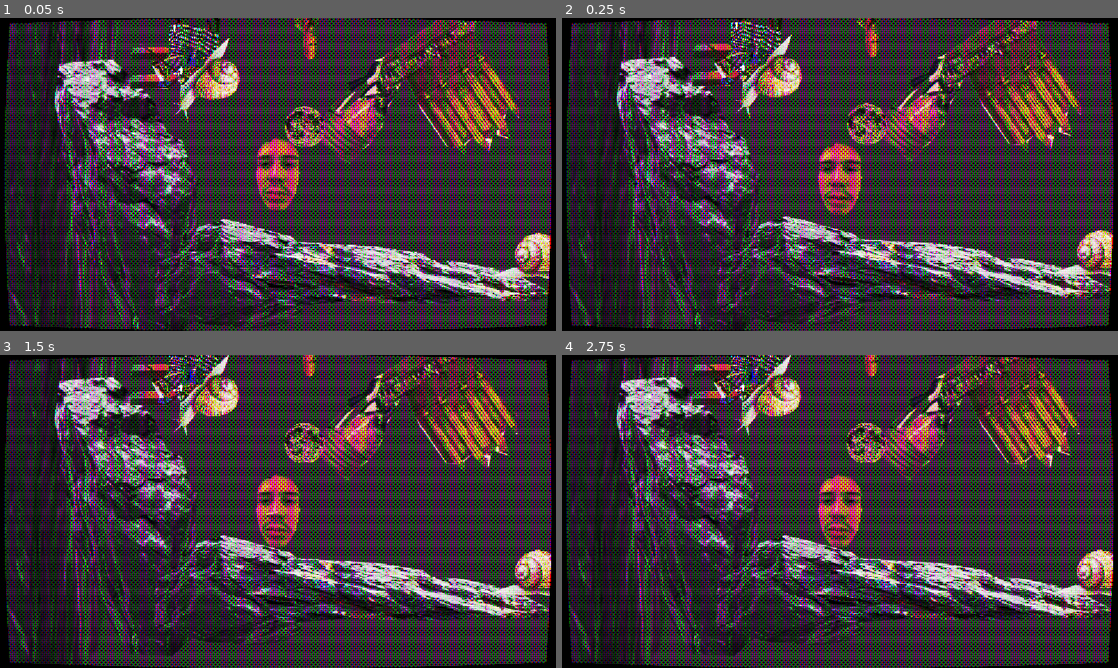
Above: before the commit, frames 1-4 (two rows, left to right).
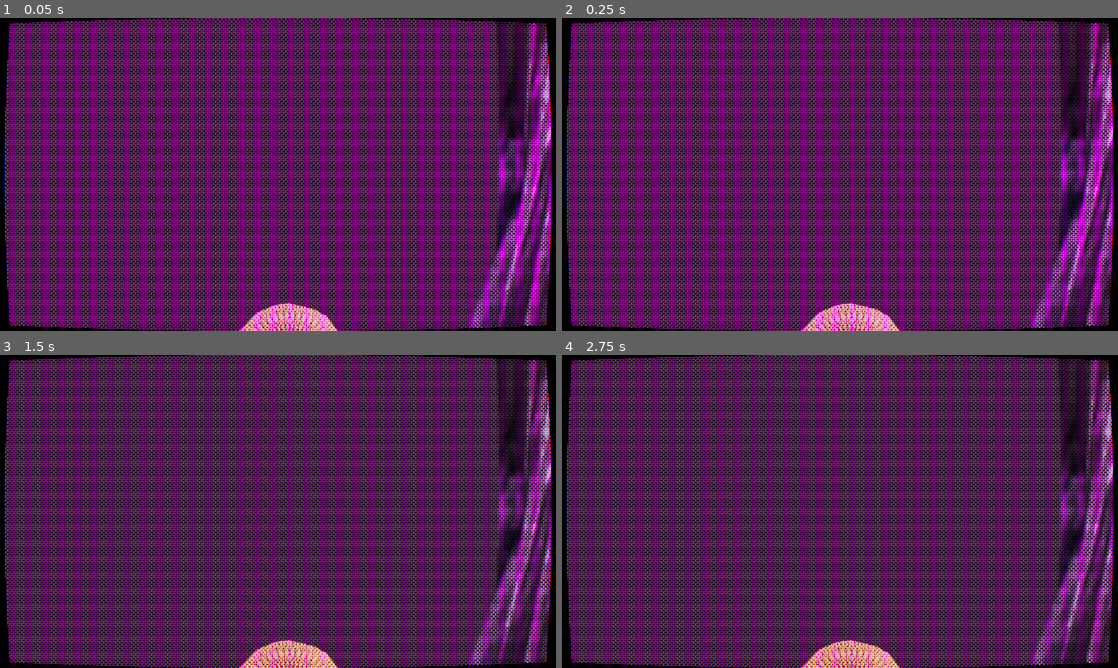
Above: after the commit, the same moments.

Repository: Integer-studio/hcgamejam-26
Game: Godot game, scene res://assets/Shaders/crt-shader.tscn
Two runs of this game, one before a commit and one after it. Both use one fixed random seed, a clock stepped at 60 frames per second and the inputs below.
Inputs (mouse positions are in pixels of both pictures, inside the frame that each line leads up to):
- Up to frame 1 (0.05 s): no input
- Up to frame 2 (0.25 s): no input
- Up to frame 3 (1.5 s): move the mouse to (400, 495) at 0.52 s; click (400, 495) at 0.67 s; move the mouse to (166, 527) at 1.27 s; click (166, 527) at 1.42 s
- Up to frame 4 (2.75 s): tap Enter at 2 s; move the mouse to (895, 442) at 2.02 s; click (895, 442) at 2.17 s

The runs differ from the first frame. In frame 1, 48% of the frame differs, in the area x 0-100%, y 0-100%; in frame 2, 48%; in frame 3, 48%; in frame 4, 48%.

Commit message:
Updajt levl

Diff:
--- a/main.tscn
+++ b/main.tscn
@@ -9,7 +9,6 @@
 [ext_resource type="PackedScene" uid="uid://dro65cy4gyoro" path="res://assets/fg/scenes/pila.tscn" id="7_4c57u"]
 [ext_resource type="PackedScene" uid="uid://cc5y7d7o748mw" path="res://assets/fg/scenes/lizard.tscn" id="8_efxa6"]
 [ext_resource type="PackedScene" uid="uid://dluun7fpyvjsf" path="res://assets/fg/scenes/diamond.tscn" id="9_dg77c"]
-[ext_resource type="PackedScene" uid="uid://bnlwhe5vulcin" path="res://assets/fg/scenes/koste.tscn" id="10_ycdy4"]
 [ext_resource type="PackedScene" uid="uid://tvh47s1la3s8" path="res://assets/fg/scenes/magnet.tscn" id="11_w48qg"]
 [ext_resource type="PackedScene" uid="uid://cl627e1mygysk" path="res://assets/fg/scenes/rockmale.tscn" id="12_1u8w0"]
 [ext_resource type="PackedScene" uid="uid://8ai4g8x1x7md" path="res://assets/fg/scenes/ryba2.tscn" id="12_vivmo"]
@@ -34,6 +33,11 @@
 
 [node name="Main" type="Node2D" unique_id=2063578211]
 
+[node name="Rock6" parent="." unique_id=2090582565 instance=ExtResource("2_h2yge")]
+position = Vector2(3866.0002, -1773)
+rotation = 0.06408739
+scale = Vector2(4.6412816, 15.181104)
+
 [node name="Rock2" parent="." unique_id=1000638153 instance=ExtResource("2_h2yge")]
 position = Vector2(-518.00006, -2013)
 rotation = -0.12730369
@@ -49,6 +53,11 @@
 rotation = 0.15762077
 scale = Vector2(1.9797872, 1.0473214)
 
+[node name="Mlyn" parent="." unique_id=363837391 instance=ExtResource("21_getpj")]
+position = Vector2(3082, -993)
+rotation = -2.5155654
+scale = Vector2(2.423958, 2.7183964)
+
 [node name="Rock3" parent="." unique_id=1050046009 instance=ExtResource("2_7mycd")]
 position = Vector2(1290, 736)
 scale = Vector2(2.7898853, 0.9675196)
@@ -83,85 +92,82 @@
 position = Vector2(3195, -1116)
 scale = Vector2(1.4790518, 3.8011065)
 
-[node name="Koste" parent="." unique_id=991405124 instance=ExtResource("10_ycdy4")]
-position = Vector2(2669, -1250)
-scale = Vector2(1.781814, 2.1914814)
-
 [node name="Magnet" parent="." unique_id=692395544 instance=ExtResource("11_w48qg")]
-position = Vector2(276, -116)
+position = Vector2(1772, -2683)
 scale = Vector2(1.2800006, 1.2800006)
 
 [node name="Rockmale" parent="." unique_id=1165605115 instance=ExtResource("12_1u8w0")]
-position = Vector2(922, -313)
+position = Vector2(1578, -1518)
 rotation = -3.0934112
 scale = Vector2(0.31964028, 0.579523)
 
+[node name="Camera2D" type="Camera2D" parent="." unique_id=2019903937]
+position = Vector2(2826, -2541.9998)
+rotation = 2.9568555
+scale = Vector2(0.45396182, 0.6557774)
+
+[node name="Rytir2" parent="." unique_id=1038533074 instance=ExtResource("13_2cqfq")]
+position = Vector2(2661, -1602.0002)
+rotation = -3.3263297
+scale = Vector2(0.45396182, 0.6557774)
+
 [node name="Ryba2" parent="." unique_id=2135649931 instance=ExtResource("12_vivmo")]
-position = Vector2(951, -645)
+position = Vector2(1357, -2067)
 scale = Vector2(0.23011148, -0.47446373)
 
 [node name="Rytir" parent="." unique_id=102005389 instance=ExtResource("13_2cqfq")]
-position = Vector2(373.00003, -153)
+position = Vector2(814, -394)
 rotation = -3.040831
 scale = Vector2(0.67213404, 0.67213404)
 
 [node name="Tux" parent="." unique_id=1949069651 instance=ExtResource("14_82xsv")]
-position = Vector2(2280.0002, -918.0001)
+position = Vector2(1588, -338)
 rotation = 1.5145512
 scale = Vector2(0.5983885, 0.57249165)
 
 [node name="Postavy" parent="." unique_id=261777931 instance=ExtResource("14_yaehf")]
-position = Vector2(1137, 52.00006)
+position = Vector2(1626, -1182)
 rotation = 0.68459827
 scale = Vector2(1.8066761, 1.8066761)
 
 [node name="Snek2" parent="." unique_id=66239610 instance=ExtResource("5_kek77")]
-position = Vector2(505.99997, -40.00003)
+position = Vector2(643, -741.0001)
 rotation = 2.2542465
 
 [node name="Varhany" parent="." unique_id=327617802 instance=ExtResource("15_074og")]
-position = Vector2(1548.0001, -37.99994)
+position = Vector2(974.0001, -1326)
 rotation = 2.549214
 scale = Vector2(2.0092669, 2.0092669)
 
 [node name="Tree" parent="." unique_id=721592249 instance=ExtResource("16_cegan")]
-position = Vector2(1720.0001, -986)
-rotation = 3.1439135
+position = Vector2(2166, -1552.0001)
+rotation = 0.005019903
 
 [node name="Vetrak" parent="." unique_id=334021481 instance=ExtResource("17_82xsv")]
-position = Vector2(2109, -558)
+position = Vector2(2306, -633)
 rotation = 3.078827
 scale = Vector2(0.20016843, 0.20016843)
 
 [node name="Zvykacka" parent="." unique_id=1277441536 instance=ExtResource("18_getpj")]
-position = Vector2(2041, -1037.0001)
-rotation = 1.7452497
+position = Vector2(2140, -1025)
+rotation = 2.1138344
 
 [node name="Toilet" parent="." unique_id=917885710 instance=ExtResource("20_getpj")]
-position = Vector2(152.00006, -656)
-rotation = 2.233442
+position = Vector2(2308.9998, -923)
+rotation = 6.3690586
 scale = Vector2(0.13279392, 0.13279392)
 
-[node name="Mlyn" parent="." unique_id=363837391 instance=ExtResource("21_getpj")]
-position = Vector2(1020, -913)
-rotation = -0.031595875
-scale = Vector2(1.5796716, 1.5796716)
-
 [node name="Mesic" parent="." unique_id=2054270032 instance=ExtResource("23_0odxb")]
-position = Vector2(889, 133)
+position = Vector2(1865, -262)
 scale = Vector2(0.17965043, 0.17965043)
 
 [node name="Sun" parent="." unique_id=225511849 instance=ExtResource("24_lswn8")]
-position = Vector2(905, -549)
-
-[node name="Rock5" parent="." unique_id=2090582565 instance=ExtResource("2_h2yge")]
-position = Vector2(2190, -902)
-rotation = 1.9371682
+position = Vector2(2854, -2154)
+
+[node name="Rock5" parent="." unique_id=220256732 instance=ExtResource("2_h2yge")]
+position = Vector2(2295.0002, -1108.0001)
+rotation = 1.5335149
 scale = Vector2(0.63988423, 0.63988423)
-
-[node name="Rytir2" parent="." unique_id=1038533074 instance=ExtResource("13_2cqfq")]
-position = Vector2(2064, -992)
-scale = Vector2(0.4021762, 0.4021762)
 
 [node name="Player" type="RigidBody2D" parent="." unique_id=1533584011]
 position = Vector2(780, 328)
